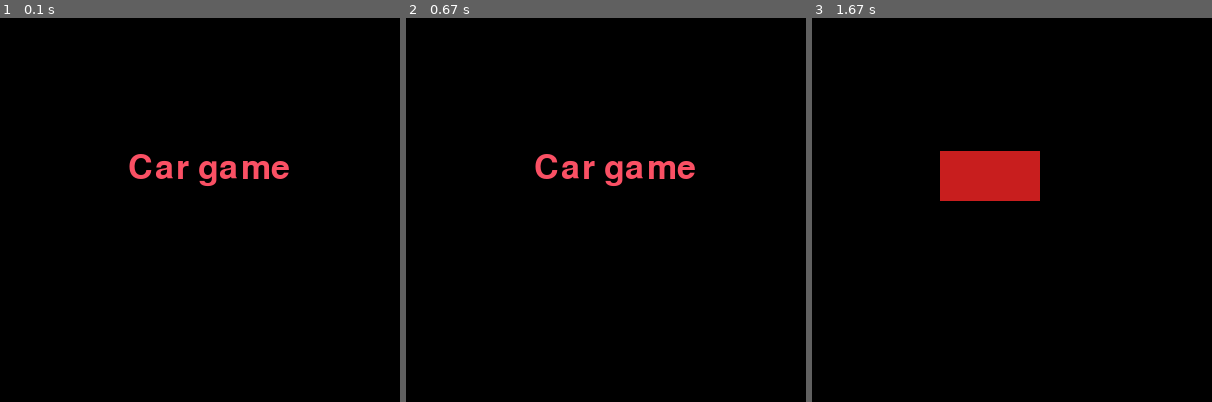
Above: before the commit, frames 1-3 (left to right).
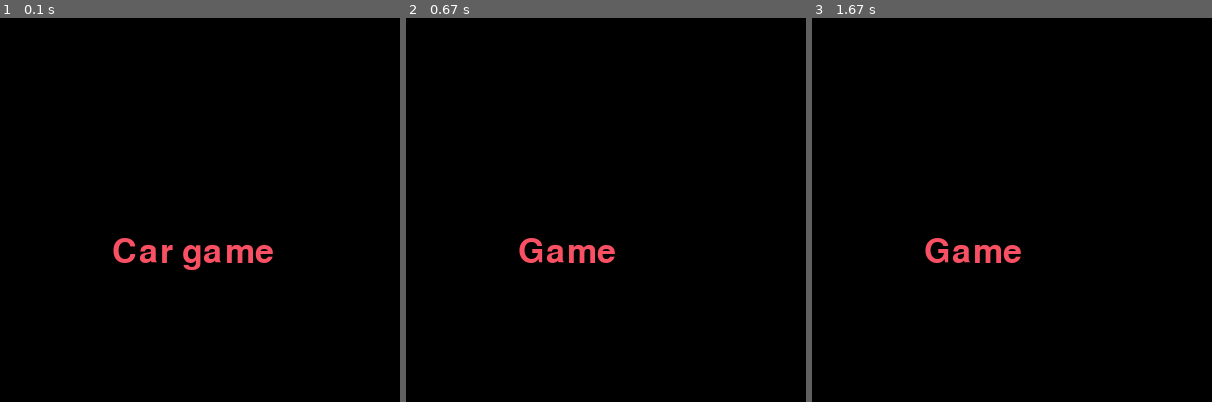
Above: after the commit, the same moments.

Repository: jirihos/UUN-Pygame-workshop
Game: pygame game, started from src/main.py
Two runs of this game, one before a commit and one after it. Both use one fixed random seed, a clock stepped at 60 frames per second and the inputs below.
Inputs (mouse positions are % of the whole screen's width and height, from its top left):
- Up to frame 1 (0.1 s): no input
- Up to frame 2 (0.67 s): click (48, 50) at 0.38 s
- Up to frame 3 (1.67 s): no input
The pictures show only the part of the screen within x 34-84%, y 22-72%; the shares and areas given below are measured in that part.
In our replay, the window is 800x600 before the commit and 768x768 after it. These sizes can differ from the game's own. Grey fills any space a smaller window leaves; there, only what the larger window draws over its background counts as a difference.

The runs differ from the first frame. In frame 1, 2.3% of the frame differs, in the area x 28-73%, y 35-66%; in frame 2, 1.9%; in frame 3, 4.0%, in the area x 28-57%, y 34-64%.

Commit message:
Resolution set to 768px = 16x16 textures

Diff:
--- a/src/main.py
+++ b/src/main.py
@@ -9,8 +9,8 @@
 BLUE  = (0, 0, 255)
 WHITE = (0, 0, 0)
 
-WIDTH = 800
-HEIGHT = 600
+WIDTH = 768
+HEIGHT = 768
 FPS = 45
 
 
